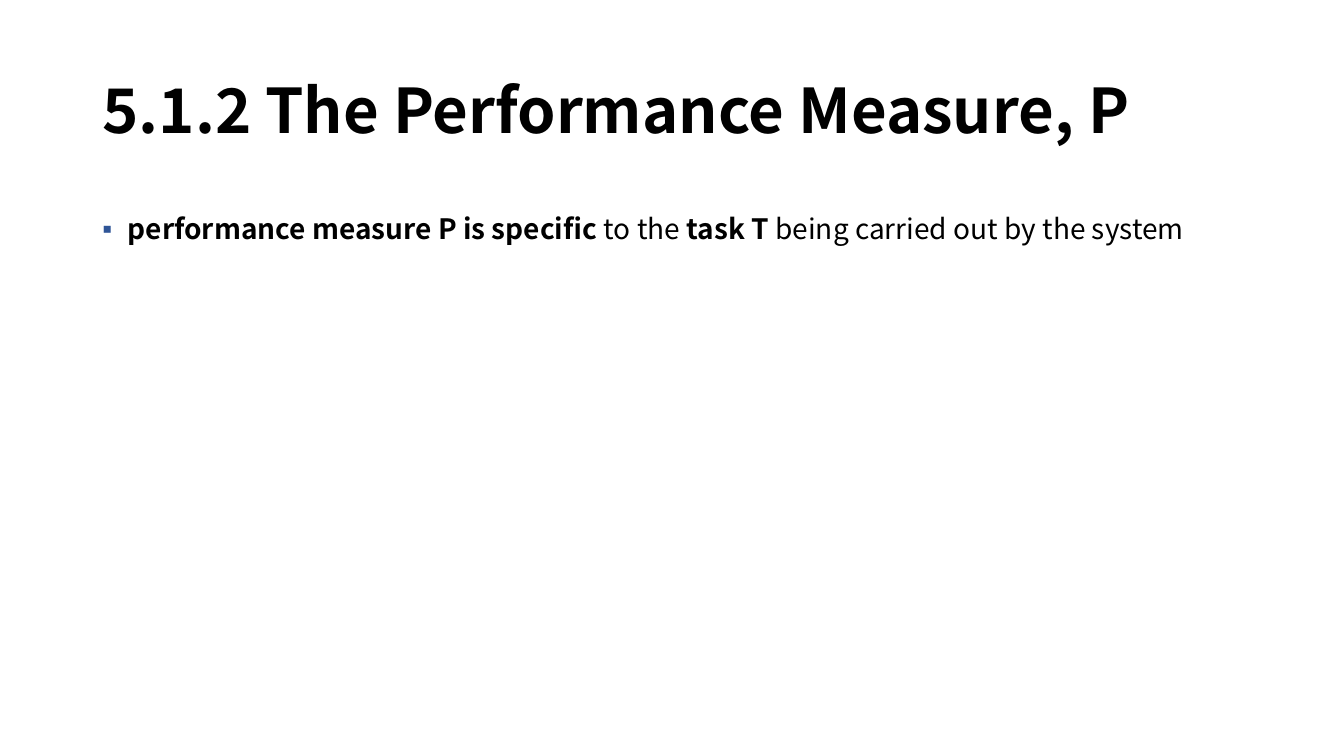
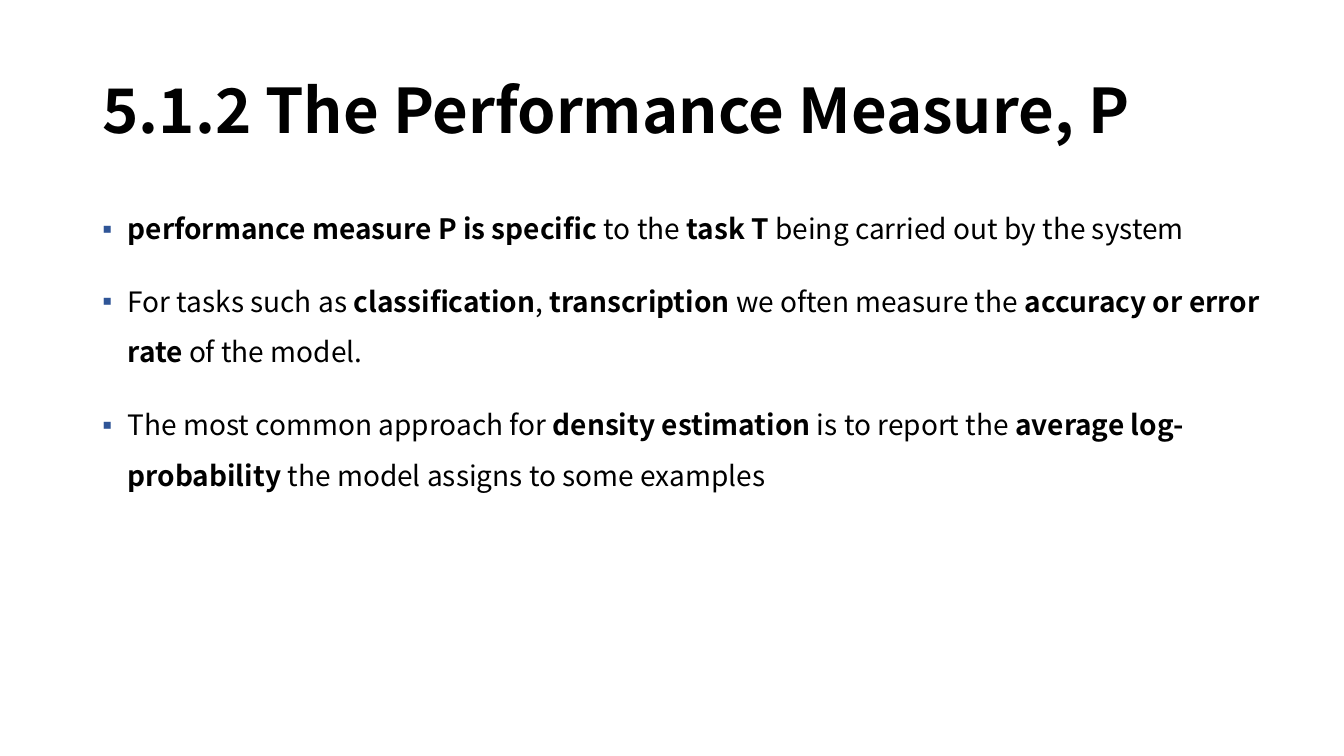
Before and after one commit to mmvv11/GraduateStudies, a slide deck: slide 9 of DeepLearningStudy/5-1. Machine Learning Basics, 230210, 정지운.pptx. Drawn at 1344x756 pixels with LibreOffice and Linux fonts; fonts in the diff are those of the drawing; background and template pictures are left out. Boxes give left, top, right and bottom in pixels: in the first picture for what was removed or moved away, otherwise in the second. Text is boxed around its words. In the diff, an @@ line names an element or a change of style, - is before the commit and + after.

```diff
--- a/DeepLearningStudy/5-1. Machine Learning Basics, 230210, 정지운.pptx
+++ b/DeepLearningStudy/5-1. Machine Learning Basics, 230210, 정지운.pptx
@@ text at (128,289,1259,493): paragraphs added @@
+▪ For tasks such as classiﬁcation, transcription we often measure the accuracy or error rate of the model.
+▪ The most common approach for density estimation is to report the average log-probability the model assigns to some examples
```
Also in this commit, not shown: 3 other slides changed, 1 slide added.
